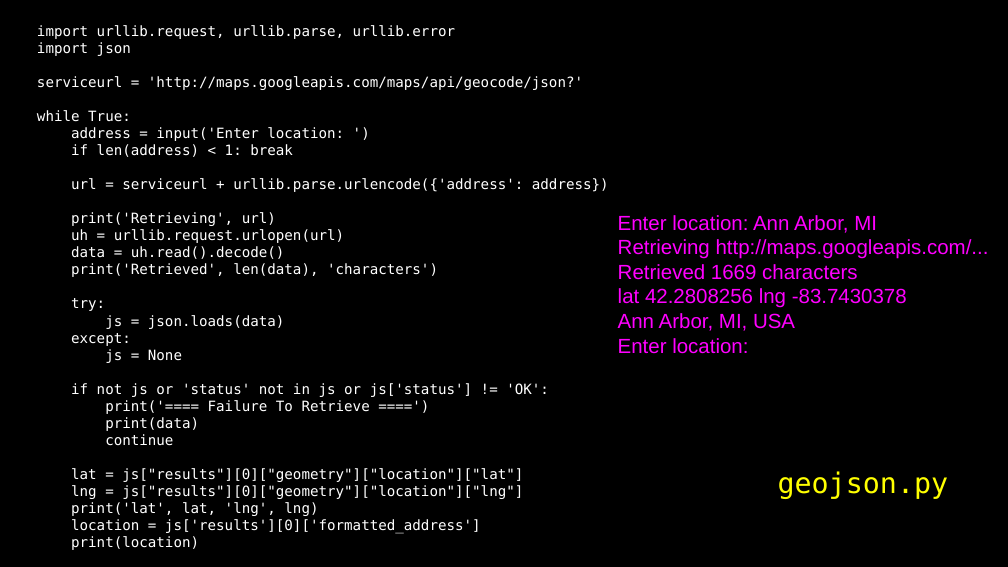
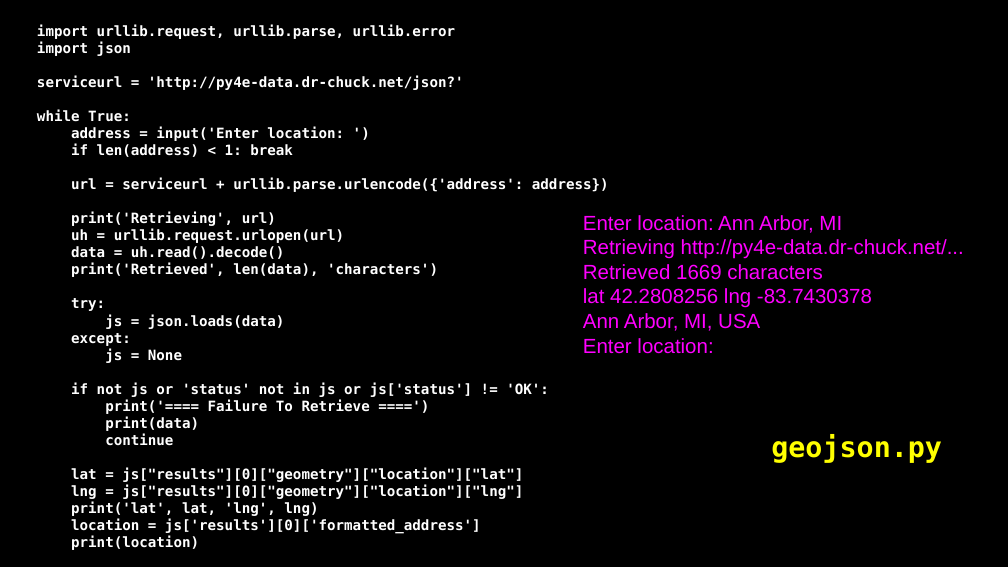
Before and after one commit to csev/py4e, a slide deck: slide 42 of lectures3/Pythonlearn-13-WebServices.pptx. Drawn at 1008x567 pixels with LibreOffice and Linux fonts; fonts in the diff are those of the drawing. Boxes give left, top, right and bottom in pixels: in the first picture for what was removed or moved away, otherwise in the second. Text is boxed around its words. In the diff, an @@ line names an element or a change of style, - is before the commit and + after.

```diff
--- a/lectures3/Pythonlearn-13-WebServices.pptx
+++ b/lectures3/Pythonlearn-13-WebServices.pptx
@@ text at [37,25,609,550]: bold on @@
@@ text at [37,76,464,90]: text changed; bold on @@
-serviceurl = 'http://maps.googleapis.com/maps/api/geocode/json?'
+serviceurl = 'http://py4e-data.dr-chuck.net/json?'
@@ text "Enter location: Ann Arbor, MI": place and size @@
-text "Enter location: Ann Arbor, MI" at [618,215,989,354]
+text "Enter location: Ann Arbor, MI" at [583,215,964,354]
@@ text at [583,239,964,259]: text changed @@
-Retrieving http://maps.googleapis.com/...
+Retrieving http://py4e-data.dr-chuck.net/...
@@ text "geojson.py": place and size @@
-text "geojson.py" at [778,471,949,499]
+text "geojson.py" at [771,434,942,463]
@@ text "geojson.py" at [771,434,942,463]: bold on @@
```
Also in this commit, not shown: 5 other slides changed, 9 slides removed, 1 other file.
